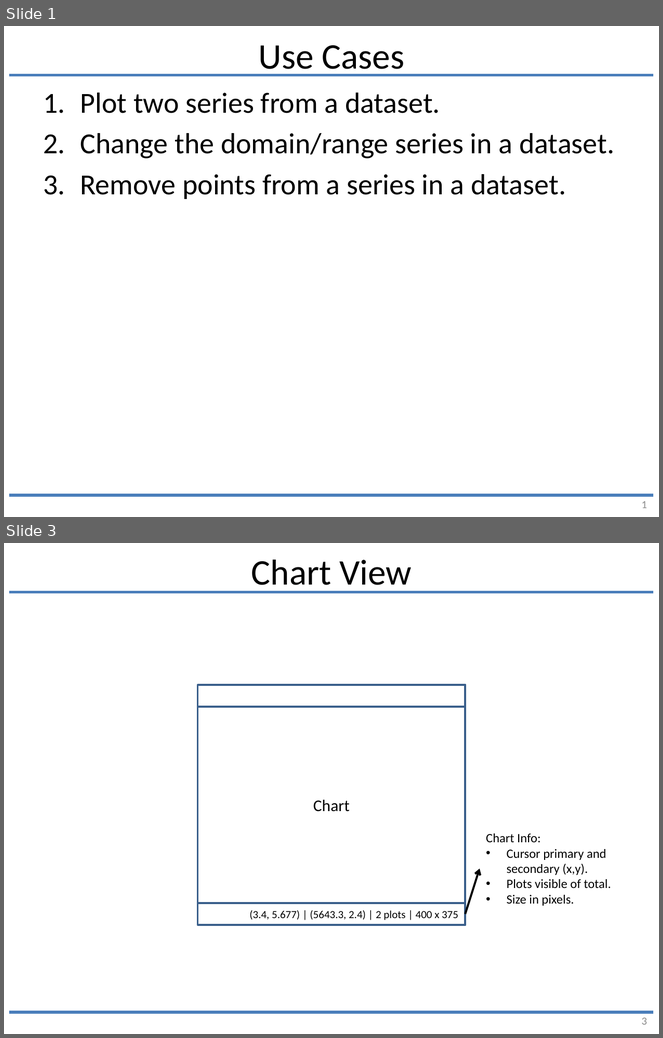
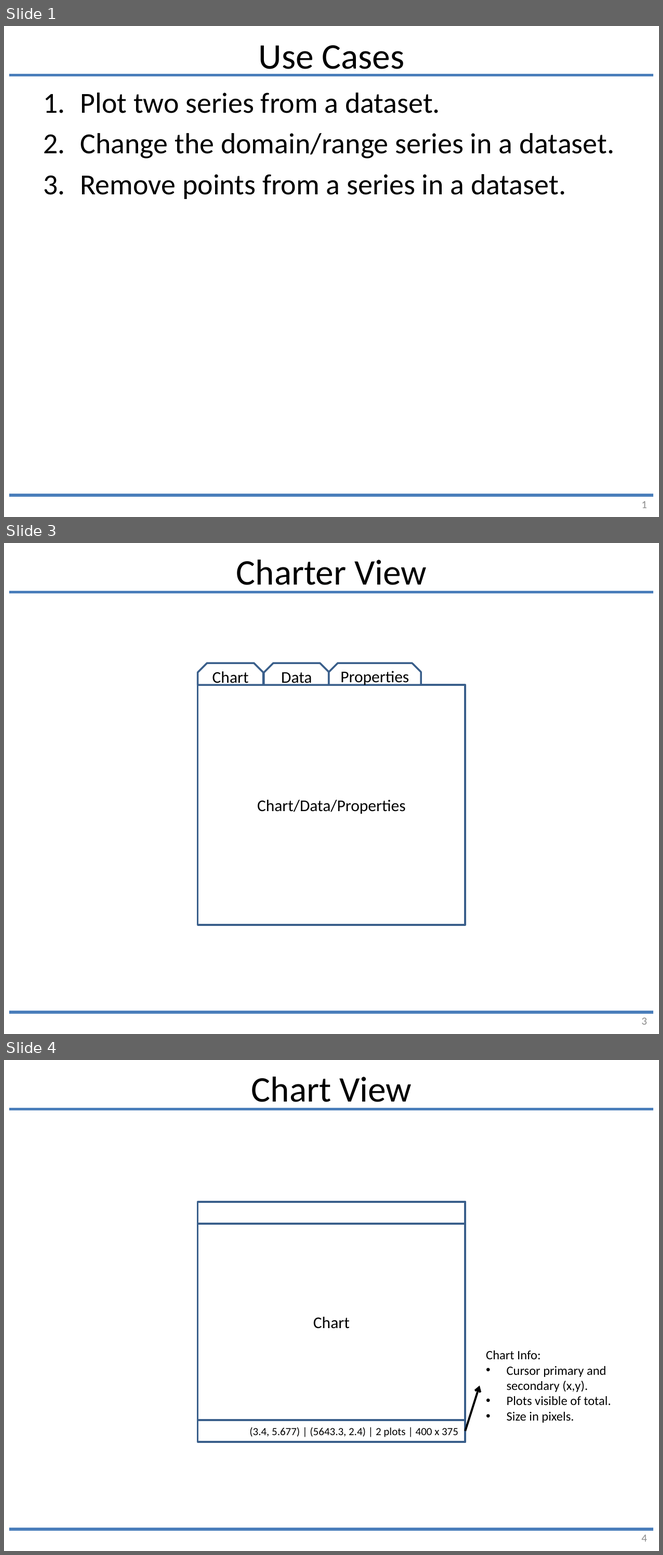
Before and after one commit to joesgordon/jutils, a slide deck: JPlot/docs/ui_framing.pptx. Shown one above the other, each under a label of ours: slides 1 and 3 before the commit, slides 1, 3 and 4 after it; the slides between them are not shown. The pictures are 663x1038 and 663x1555 pixels, drawn with LibreOffice and Linux fonts; fonts in the diff are those of the drawing; background and template pictures are left out. Boxes give left, top, right and bottom in pixels: in the first picture for what was removed or moved away, otherwise in the second. Text is boxed around its words. In the diff, an @@ line names an element or a change of style, - is before the commit and + after.

```diff
--- a/JPlot/docs/ui_framing.pptx
+++ b/JPlot/docs/ui_framing.pptx
@@ slide 3 added at <box>4,543,659,1034</box>, background #FFFFFF; not listed: 2 template elements that a slide beside it also shows @@
@@ title added at <box>236,560,427,593</box>, 39.6 pt, text #000000 @@
+Charter View
@@ snip same rect added at <box>198,663,263,684</box>, fill #FFFFFF, outline #3A5F8C 2 pt, 18 pt, text #000000 @@
+Chart
@@ snip same rect added at <box>264,663,330,684</box>, fill #FFFFFF, outline #3A5F8C 2 pt, 18 pt, text #000000 @@
+Data
@@ snip same rect added at <box>329,663,422,684</box>, fill #FFFFFF, outline #3A5F8C 2 pt, 18 pt, text #000000 @@
+Properties
@@ rectangle added at <box>198,685,465,926</box>, fill #FFFFFF, outline #3A5F8C 2 pt, 18 pt, text #000000 @@
+Chart/Data/Properties
@@ page number added at <box>642,1018,647,1025</box>, 12 pt, text #8C8C8C @@
+3
@@ what was slide 3 is now slide 4 @@
@@ page number at <box>642,1535,647,1542</box>: text changed @@
-3
+4
```
Also in this commit, not shown: 1 slide changed, 1 other file.
